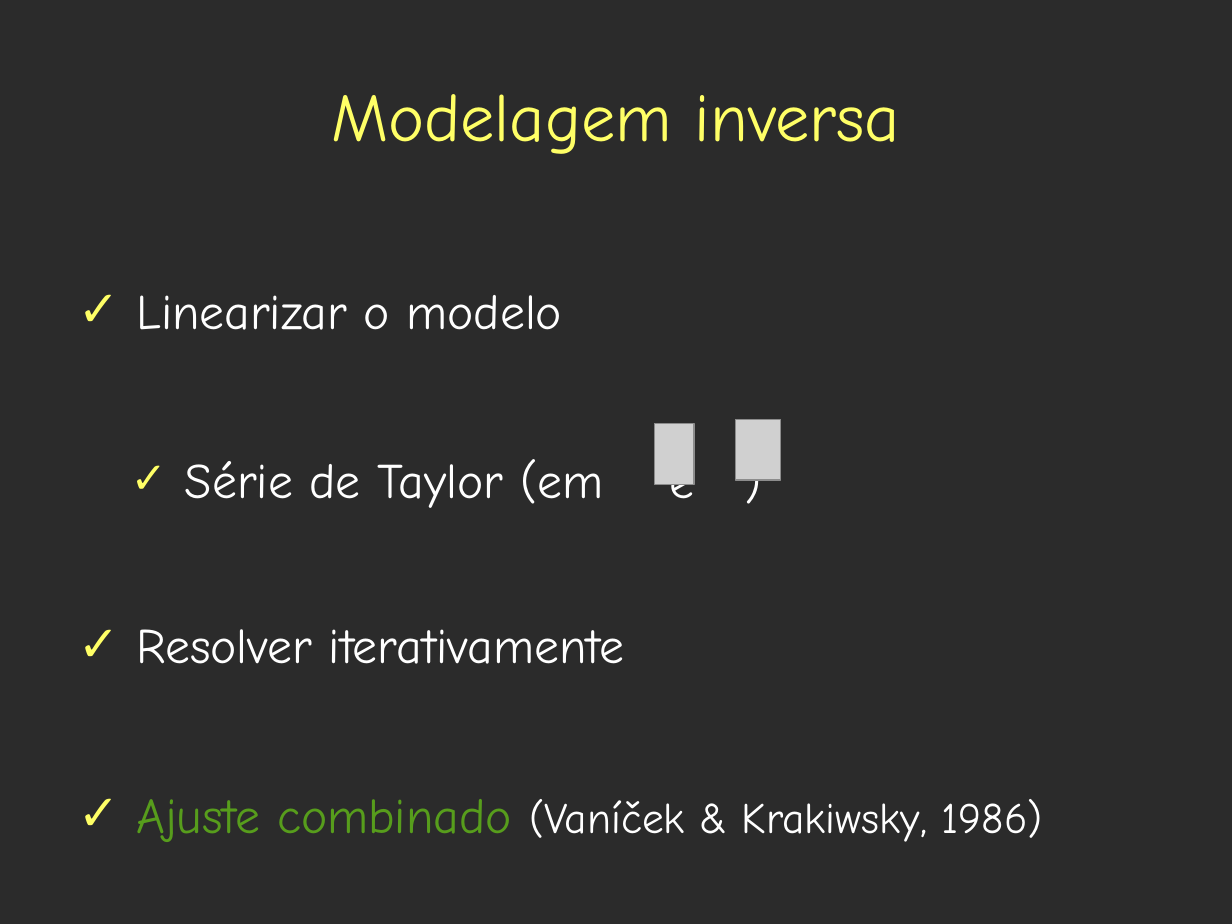
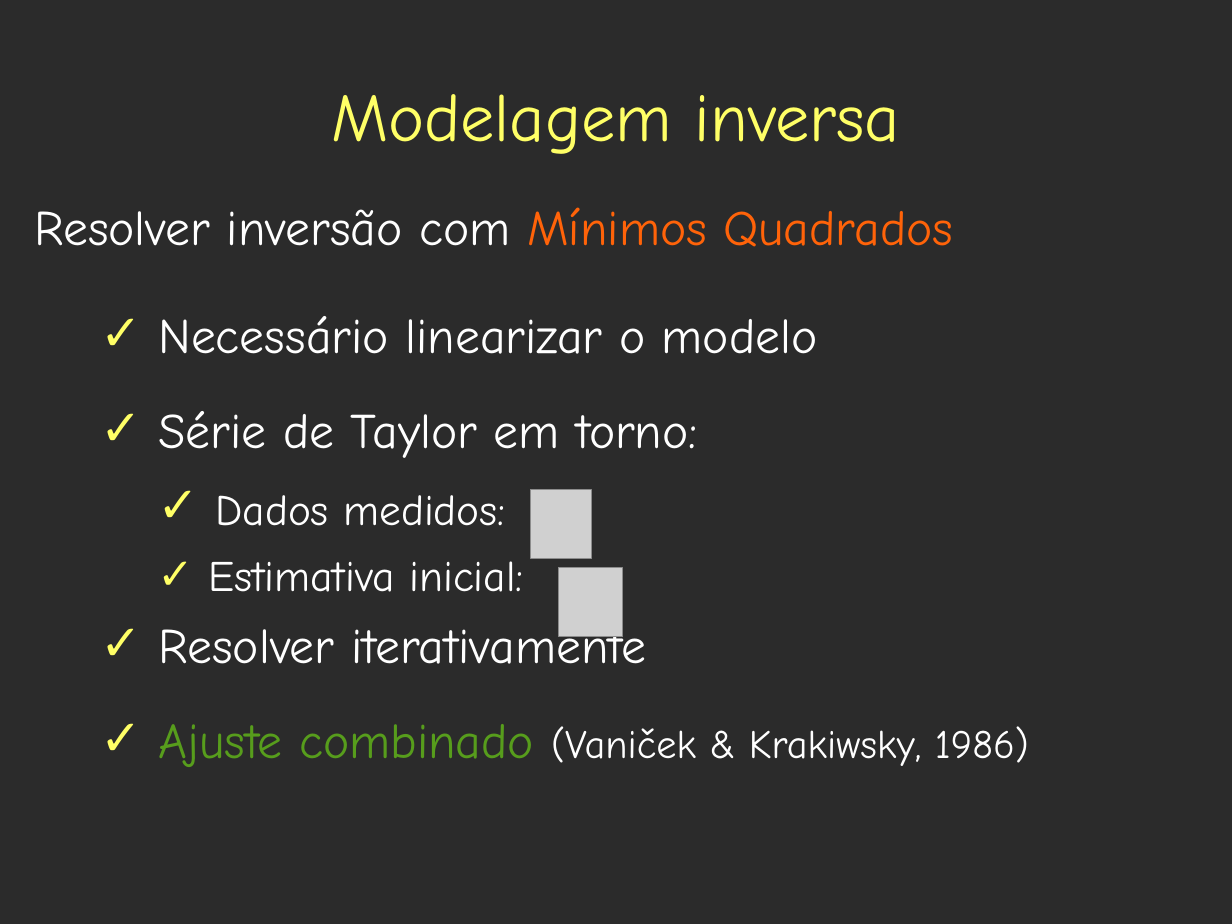
Before and after one commit to leouieda/geothermics, a slide deck: slide 100 of presentations/base_litosfera/estado_termico_lito_subcrustal.odp (slide 97 before the commit). Drawn at 1232x924 pixels with LibreOffice and Linux fonts; fonts in the diff are those of the drawing; grey boxes stand for pictures; background and template pictures are left out; a plain dark background stands for a picture behind light text. Boxes give left, top, right and bottom in pixels: in the first picture for what was removed or moved away, otherwise in the second. Text is boxed around its words. In the diff, an @@ line names an element or a change of style, - is before the commit and + after.

```diff
--- a/presentations/base_litosfera/estado_termico_lito_subcrustal.odp
+++ b/presentations/base_litosfera/estado_termico_lito_subcrustal.odp
@@ text at <box>34,207,953,592</box>: text changed @@
-✓ Linearizar o modelo
-  ✓ Série de Taylor (em e )
+Resolver inversão com Mínimos Quadrados
+  ✓ Necessário linearizar o modelo
+  ✓ Série de Taylor em torno:
+    ✓ Dados medidos:
+    ✓ Estimativa inicial:
@@ text "Resolver inversão com Mínimos Quadrados": place and size @@
-text "Resolver inversão com Mínimos Quadrados" at <box>136,295,1043,842</box>
+text "Resolver inversão com Mínimos Quadrados" at <box>34,207,1029,767</box>
@@ picture: place and size @@
-picture at <box>655,424,695,485</box>
+picture at <box>531,490,591,559</box>
@@ picture: place and size @@
-picture at <box>736,419,781,481</box>
+picture at <box>559,568,623,637</box>
@@ text at <box>158,620,646,664</box>: list level 1 to 2 in "Resolver iterativamente" @@
@@ text at <box>158,724,1029,767</box>: text changed; size 28 to 26 pt @@
-✓ Ajuste combinado (Vaníček & Krakiwsky, 1986)
+  ✓ Ajuste combinado (Vaniček & Krakiwsky, 1986)
```
Also in this commit, not shown: 17 other slides changed, 3 slides added.
